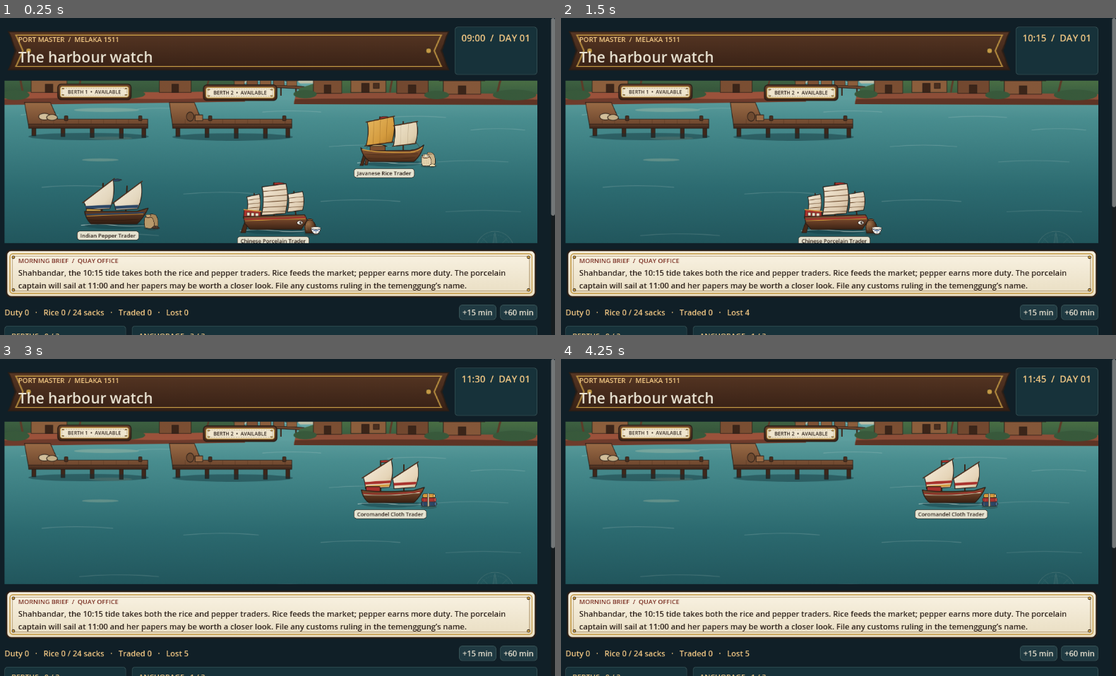
Above: before the commit, frames 1-4 (two rows, left to right).
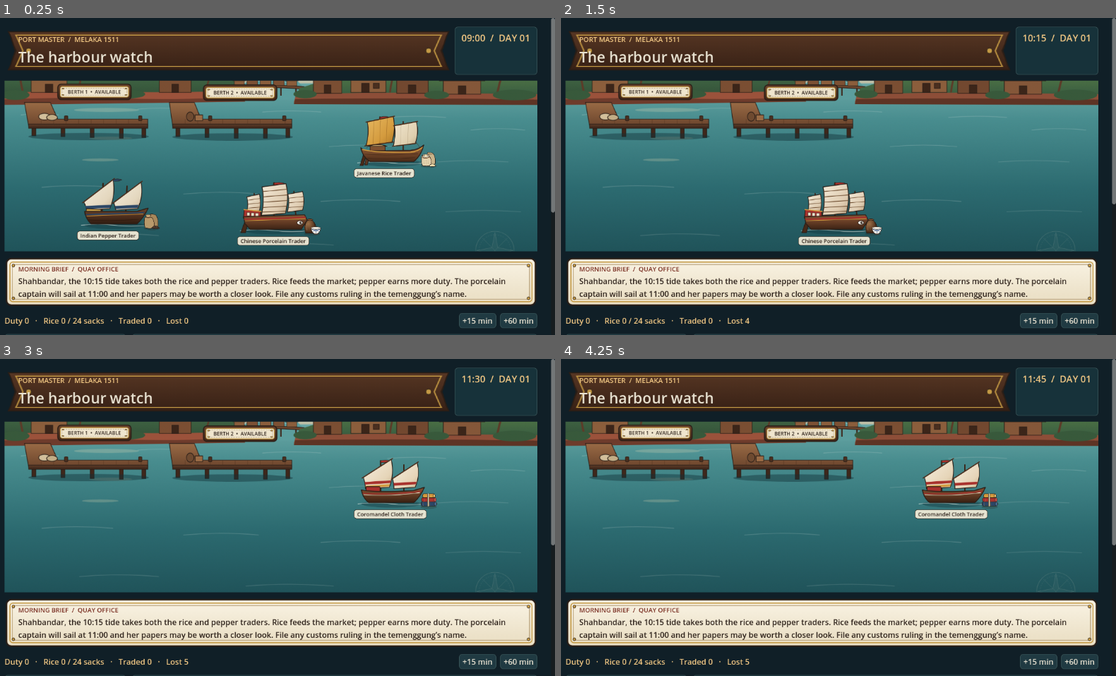
Above: after the commit, the same moments.

Repository: amylhk/port-master
Game: Godot game, scene res://scenes/harbour.tscn
Same seed, same stepped clock (60 frames per second), same inputs: the game is played once before the commit and once after it.
Inputs:
- Up to frame 1 (0.25 s): no input
- Up to frame 2 (1.5 s): click "+15 min" at 0.5 s; click "+60 min" at 1.25 s
- Up to frame 3 (3 s): click "+15 min" at 2 s; click "+60 min" at 2.75 s
- Up to frame 4 (4.25 s): click "+15 min" at 3.5 s

The runs differ from the first frame. In frame 1, 14% of the frame differs, in the area x 0-100%, y 61-100%; in frame 2, 14%; in frame 3, 14%; in frame 4, 14%.

Commit message:
Show the full slot 3 nameplate in the harbour view
Co-Authored-By: Amy Lui <amyluihokwan@gmail.com>

Diff:
--- a/scripts/harbour.gd
+++ b/scripts/harbour.gd
@@ -11,7 +11,7 @@
 const PAPER_RED := Color("#7a2f22")
 const VIEW_SIZE := Vector2(1280, 720)
 const VIEW_TOP := 230.0
-const VIEW_HEIGHT := 390.0
+const VIEW_HEIGHT := 410.0
 const SHIP_SIZE := Vector2(204, 153)
 const BERTH_SLOTS := [Vector2(105, 252), Vector2(455, 254)]
 const ANCHOR_SLOTS := [Vector2(815, 295), Vector2(150, 445), Vector2(535, 458)]
